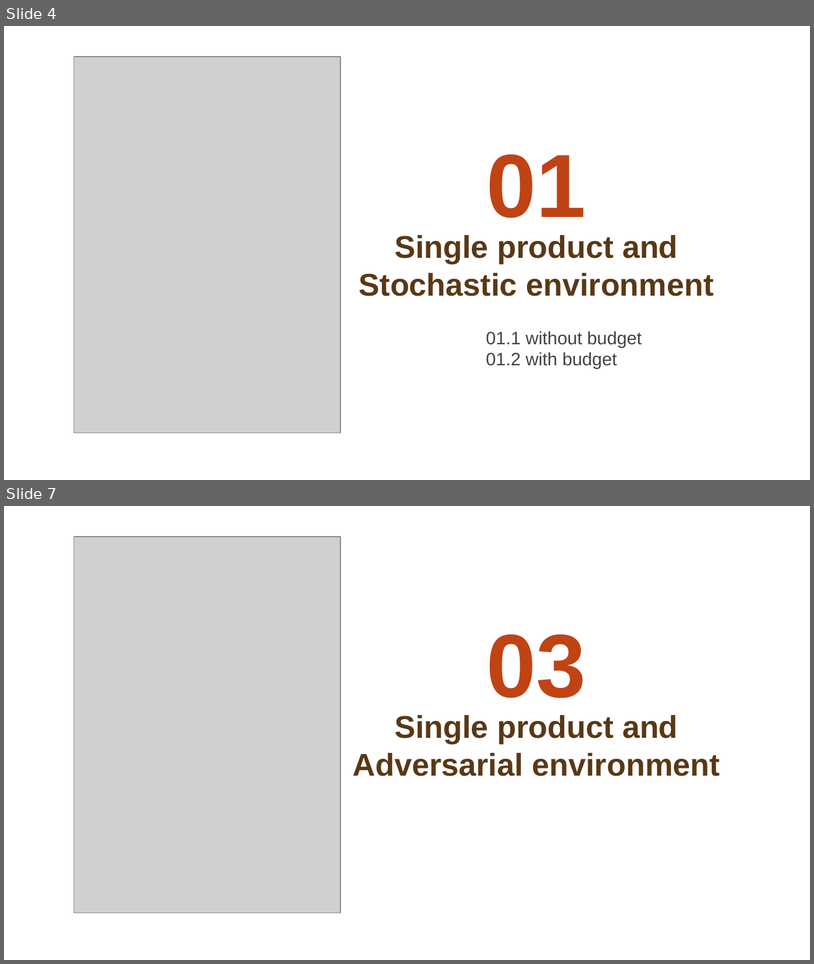
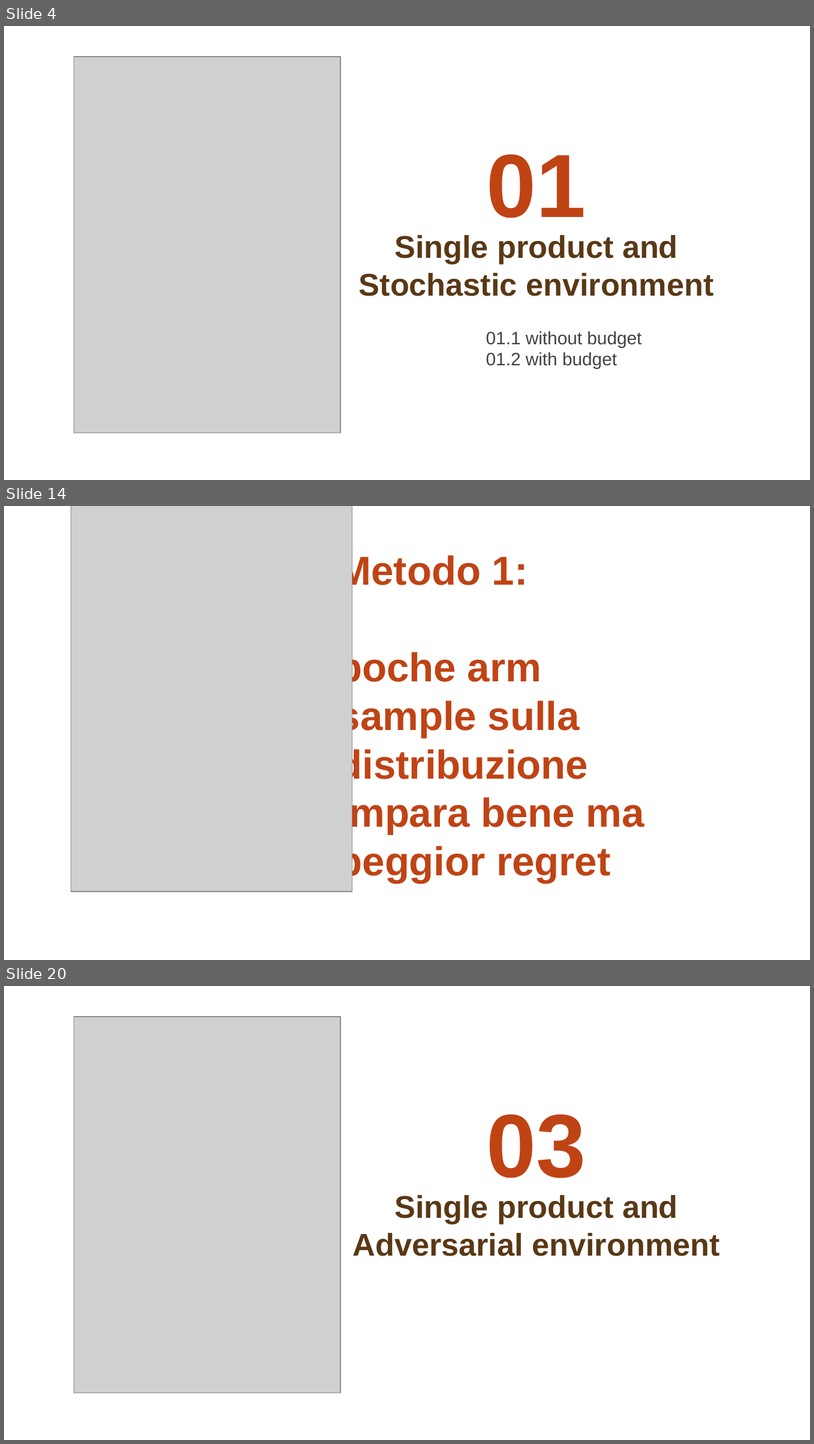
Before and after one commit to matteopasqual02/OLA-2025-project, a slide deck: presentation.pptx. Shown one above the other, each under a label of ours: slides 4 and 7 before the commit, slides 4, 14 and 20 after it; the slides between them are not shown. The pictures are 814x964 and 814x1444 pixels, drawn with LibreOffice and Linux fonts; fonts in the diff are those of the drawing; grey boxes stand for pictures; background and template pictures are left out. Boxes give left, top, right and bottom in pixels: in the first picture for what was removed or moved away, otherwise in the second. Text is boxed around its words. In the diff, an @@ line names an element or a change of style, - is before the commit and + after.

```diff
--- a/presentation.pptx
+++ b/presentation.pptx
@@ slide 14 added at (4, 506, 810, 960), background picture (left out) @@
@@ picture added at (71, 506, 353, 891) @@
@@ title added at (338, 553, 645, 882), 36 pt, text #C04314, bold @@
+Metodo 1:
+poche arm
+sample sulla distribuzione
+impara bene ma peggior regret
@@ what was slide 7 is now slide 20 @@
```
Also in this commit, not shown: 1 slide changed, 30 other slides added, 1 slide removed.
